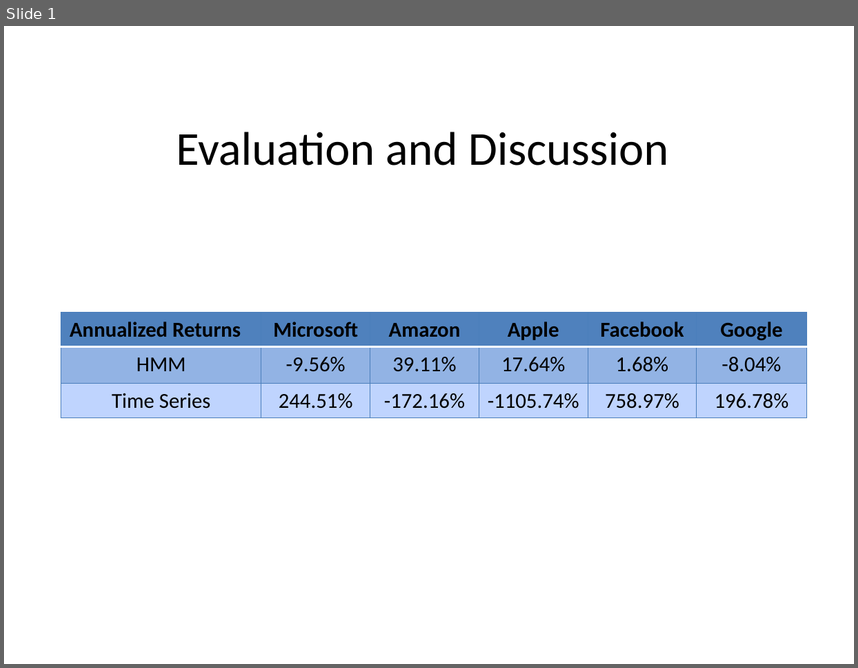
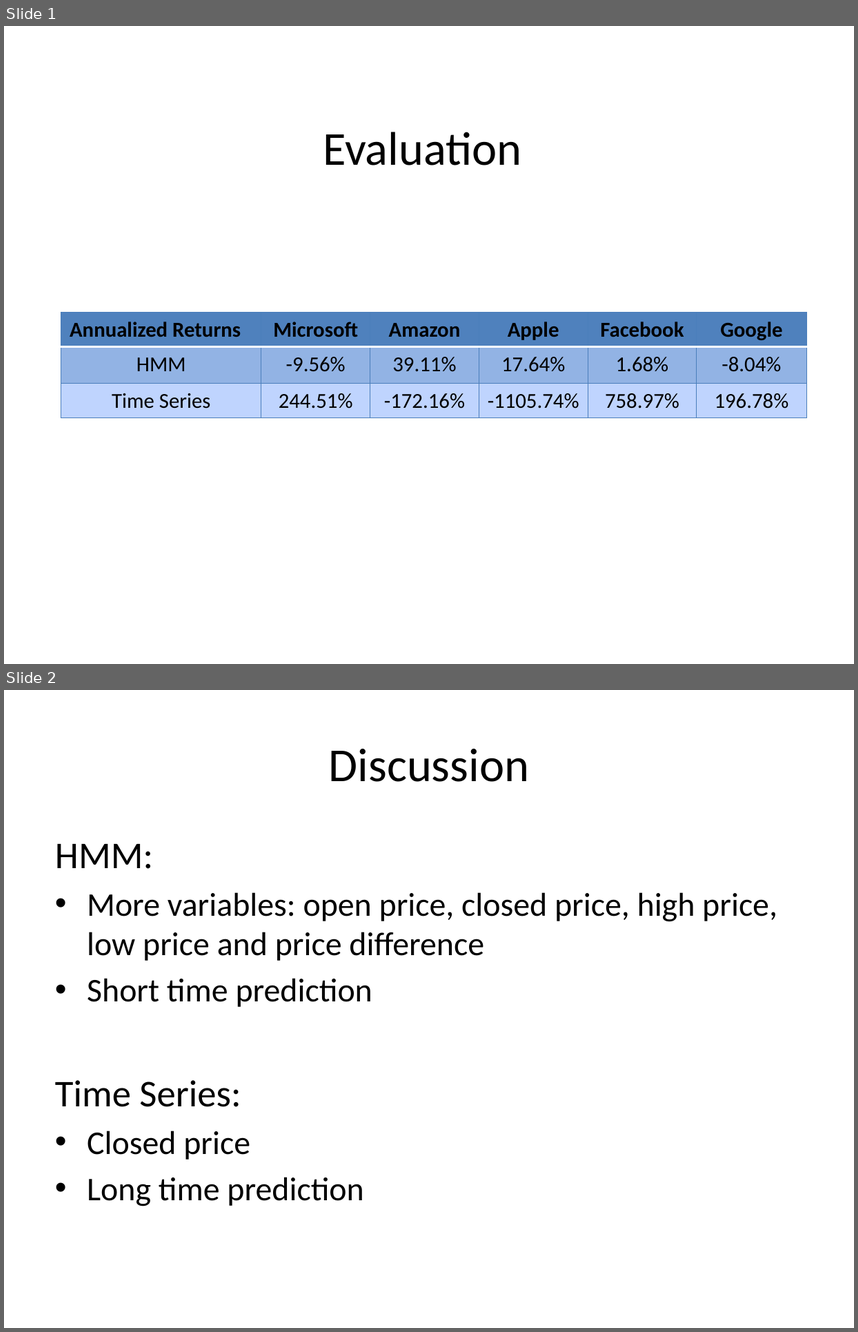
Before and after one commit to yulinlei/Stock-Market-Prediction, a slide deck: presentation_YulinLei.pptx. Shown one above the other, each under a label of ours: slide 1 before the commit, slides 1 and 2 after it. The pictures are 858x668 and 858x1332 pixels, drawn with LibreOffice and Linux fonts; fonts in the diff are those of the drawing. Boxes give left, top, right and bottom in pixels: in the first picture for what was removed or moved away, otherwise in the second. Text is boxed around its words. In the diff, an @@ line names an element or a change of style, - is before the commit and + after.

```diff
--- a/presentation_YulinLei.pptx
+++ b/presentation_YulinLei.pptx
@@ slide 2 added at <box>4,690,854,1328</box>, background #FFFFFF @@
@@ title added at <box>329,749,529,782</box>, 40 pt, text #000000 @@
+Discussion
@@ text added at <box>55,844,777,1206</box>, 28 pt, text #000000 @@
+HMM:
+• More variables: open price, closed price, high price, low price and price difference
+• Short time prediction
+Time Series:
+• Closed price
+• Long time prediction
@@ slide 1 changed as well @@
@@ title at <box>323,132,522,165</box>: text changed @@
-Evaluation and Discussion
+Evaluation
```
Also in this commit, not shown: 1 other file.
